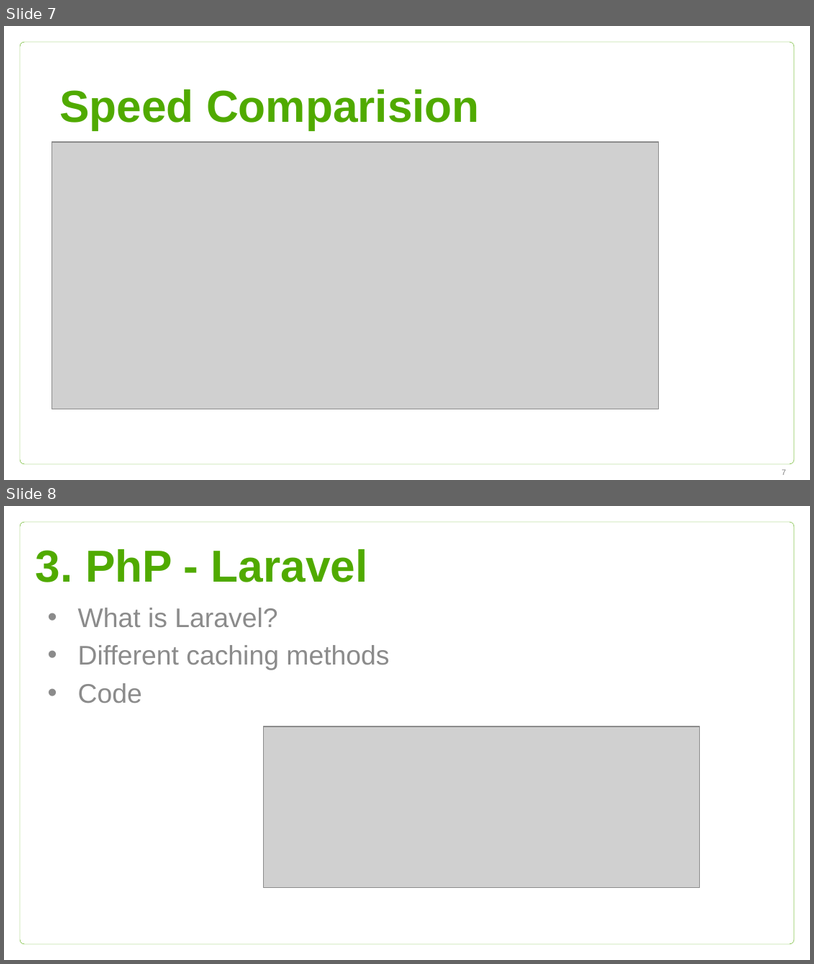
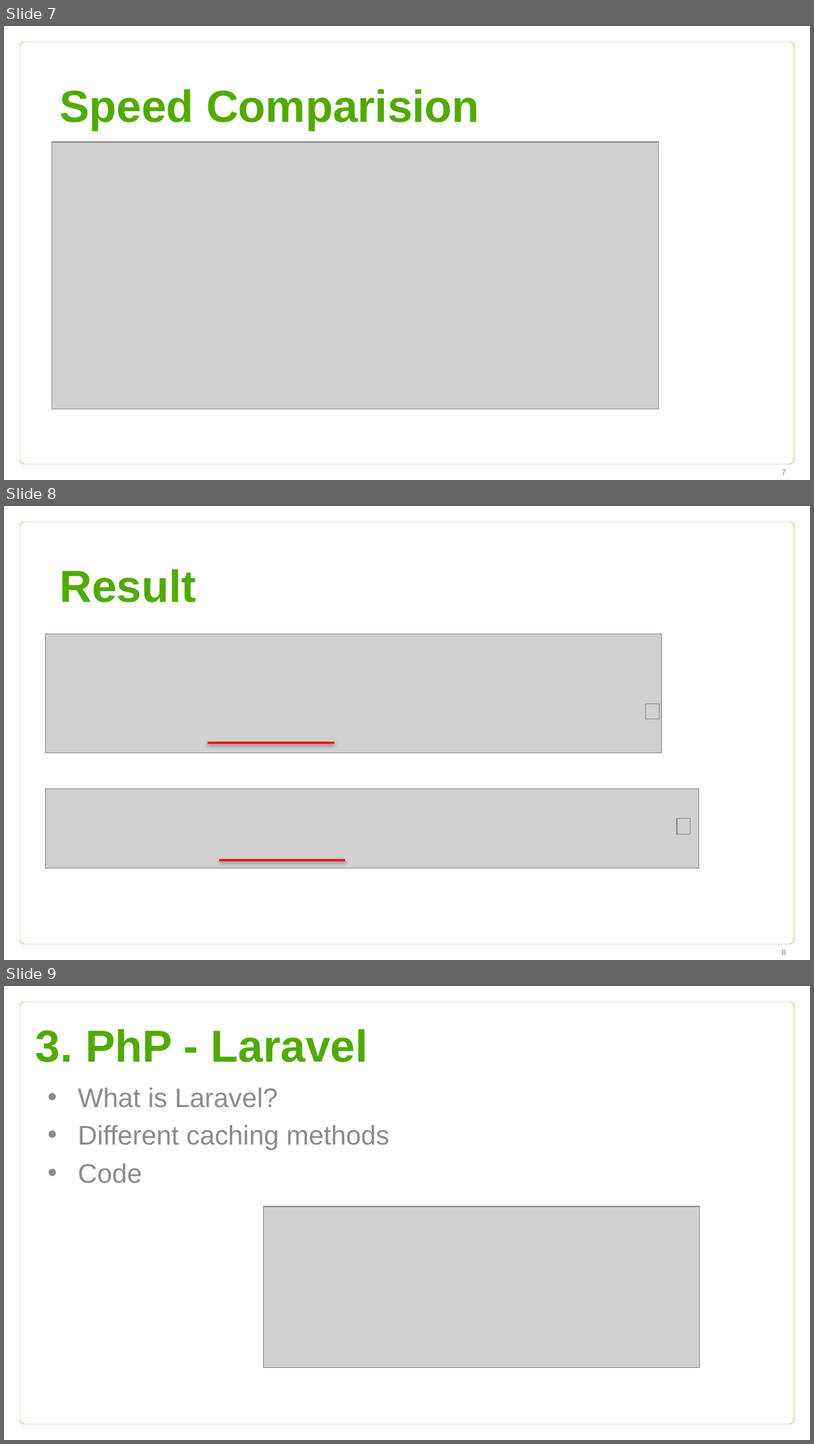
Before and after one commit to Btibor02/GroupWork, a slide deck: Groupwork ppt.pptx. Shown one above the other, each under a label of ours: slides 7 and 8 before the commit, slides 7, 8 and 9 after it. The pictures are 814x964 and 814x1444 pixels, drawn with LibreOffice and Linux fonts; fonts in the diff are those of the drawing; grey boxes stand for pictures; background and template pictures are left out. Boxes give left, top, right and bottom in pixels: in the first picture for what was removed or moved away, otherwise in the second. Text is boxed around its words. In the diff, an @@ line names an element or a change of style, - is before the commit and + after.

```diff
--- a/Groupwork ppt.pptx
+++ b/Groupwork ppt.pptx
@@ slide 8 added at [4,506,810,960], background #FFFFFF; not listed: 1 template element that a slide beside it also shows @@
@@ title added at [59,569,196,602], 40 pt, text #50AA00, bold @@
+Result
@@ picture added at [45,634,662,753] @@
@@ picture added at [646,703,660,719] @@
@@ line added from (208, 742) to (334, 742), #FF0000 2 pt @@
@@ picture added at [45,788,699,868] @@
@@ picture added at [677,818,691,834] @@
@@ line added from (219, 860) to (346, 860), #FF0000 2 pt @@
@@ page number added at [782,949,787,955], 7 pt, text #808080 @@
+8
@@ what was slide 8 is now slide 9 @@
```
Also in this commit, not shown: 3 slides changed.
